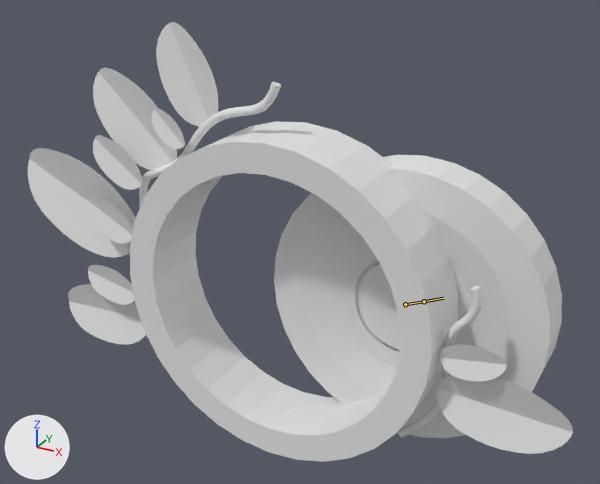
What one commit did to the FBX model Assets/Blender/Lemon/lemon-door.fbx.
The view is the same before and after, from a 50 mm camera at (17.9, -30.6, 24.0) aimed at (0.0, 1.9, 7.7). The lights are fixed; the arrows at lower left show +X, +Y and +Z. The first picture is the older version. Both versions are drawn at frame 29 of the action 'LemonDoorArmature|Opening'; the numbers are the values there. The bones that bend it are drawn over the model as lines.
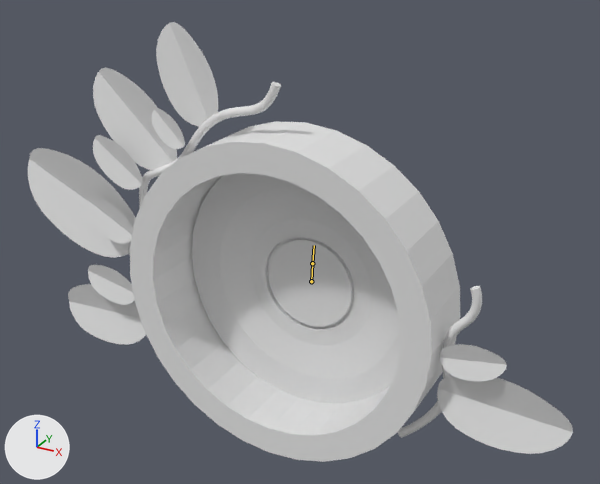
Diff of the bpy script that builds the scene:
```diff
--- a/Assets/Blender/Lemon/lemon-door.fbx.py
+++ b/Assets/Blender/Lemon/lemon-door.fbx.py
@@ bone_bone @@
 bone_bone = bpy.data.objects['LemonDoorArmature'].pose.bones['Bone']
-bone_bone.location = (8.565, -0.059, 0.0)
-bone_bone.rotation_quaternion = (0.553, 0.0, 0.0, 0.833)  # degrees (0, 0, 113)
+bone_bone.location = (13.654, 0.0, 0.0)
+bone_bone.rotation_quaternion = (0.03, 0.0, 0.0, 1.0)  # degrees (0, 0, 177)
```

Boxes [x1, y1, x2, y2] around the edits, measured in the pictures (600 x 484 px):
'LemonDoorInner', posed
    before: [274, 155, 562, 438]
    after: [192, 173, 400, 403]
bone 'Bone', root to tip
    before: (405, 304) to (424, 301)
    after: (311, 281) to (312, 263)
